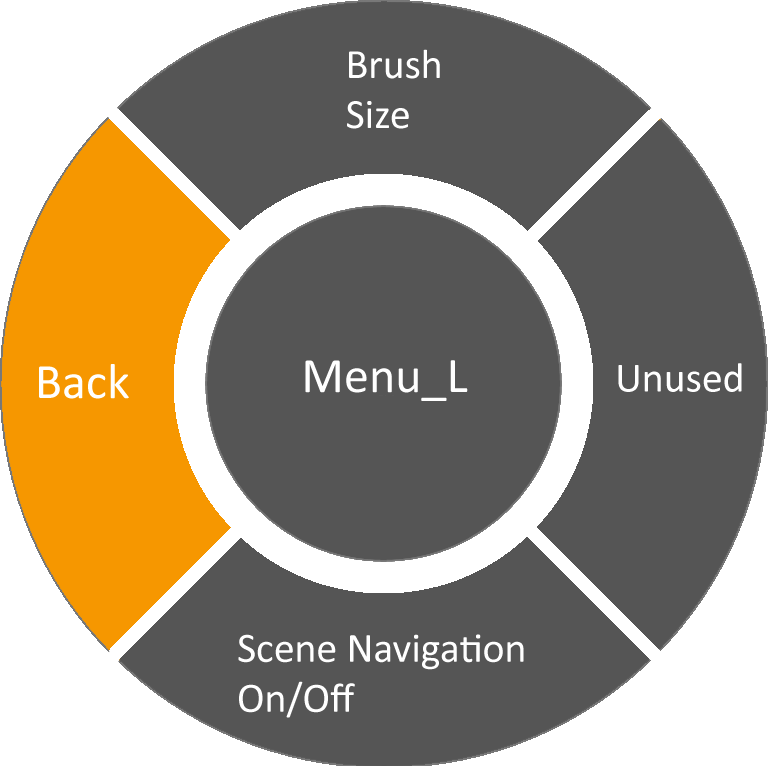
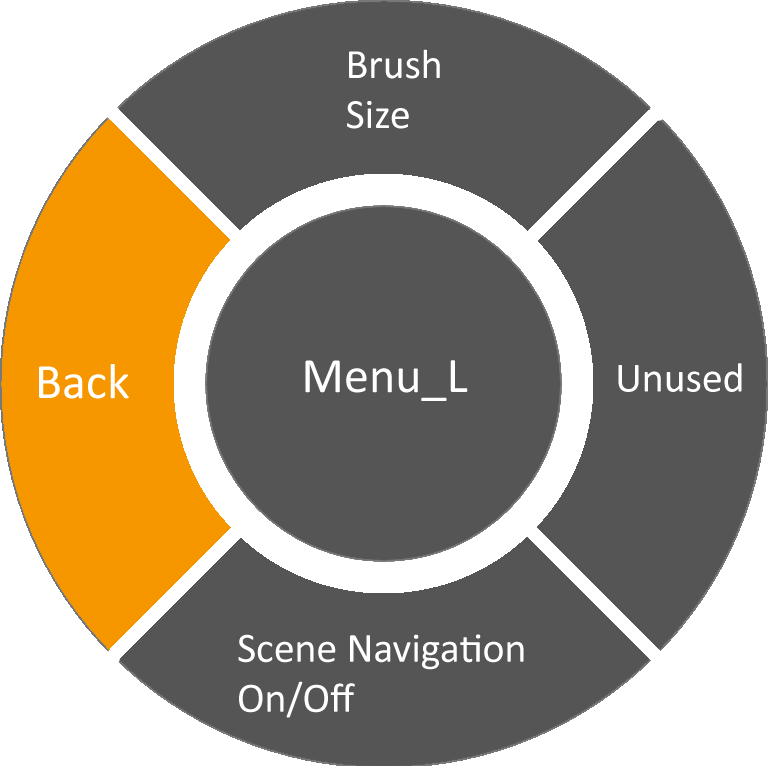
Two versions of the same layered image (768×766). Layer-by-layer changes:
hid "Layer 1 copy 3" over [107, 107, 663, 662]
hid "Layer 1 copy 2" over [107, 107, 663, 662]
hid "Layer 1 copy" over [107, 107, 663, 662]
hid "Layer 1" over [107, 107, 663, 662]
